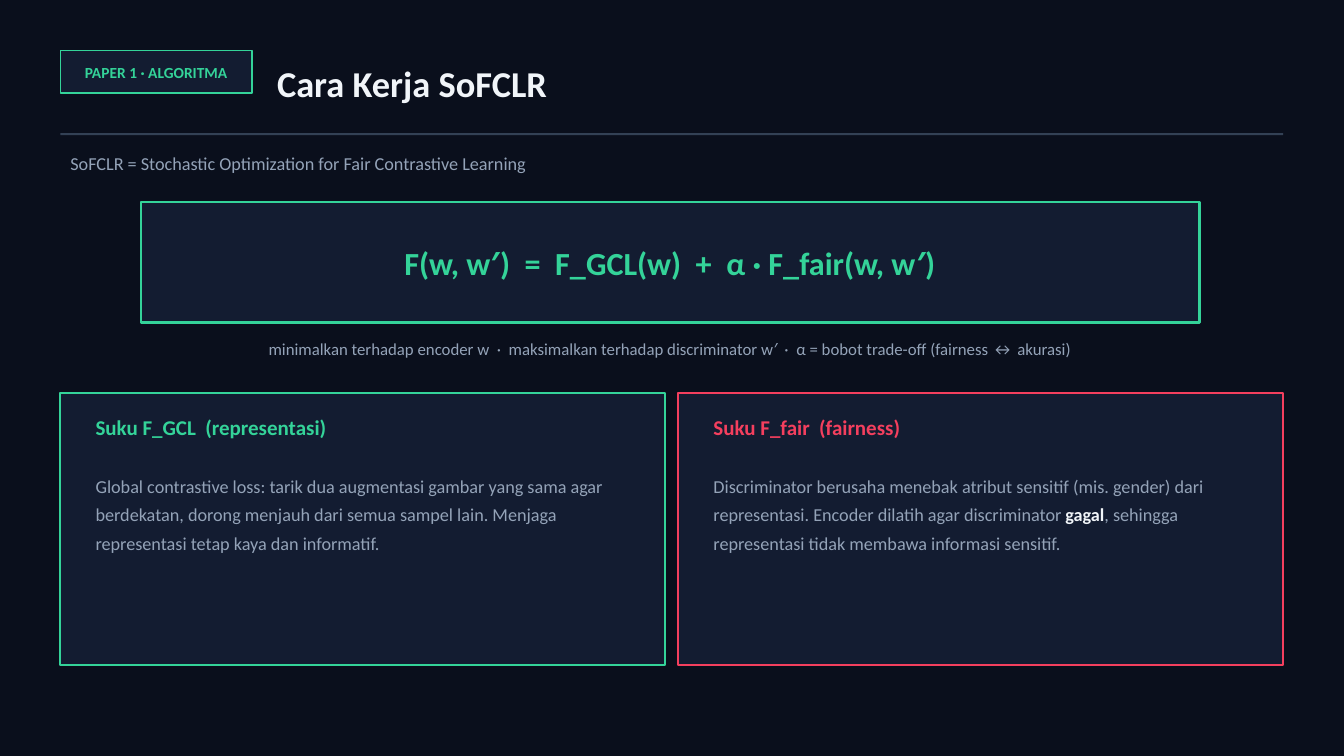
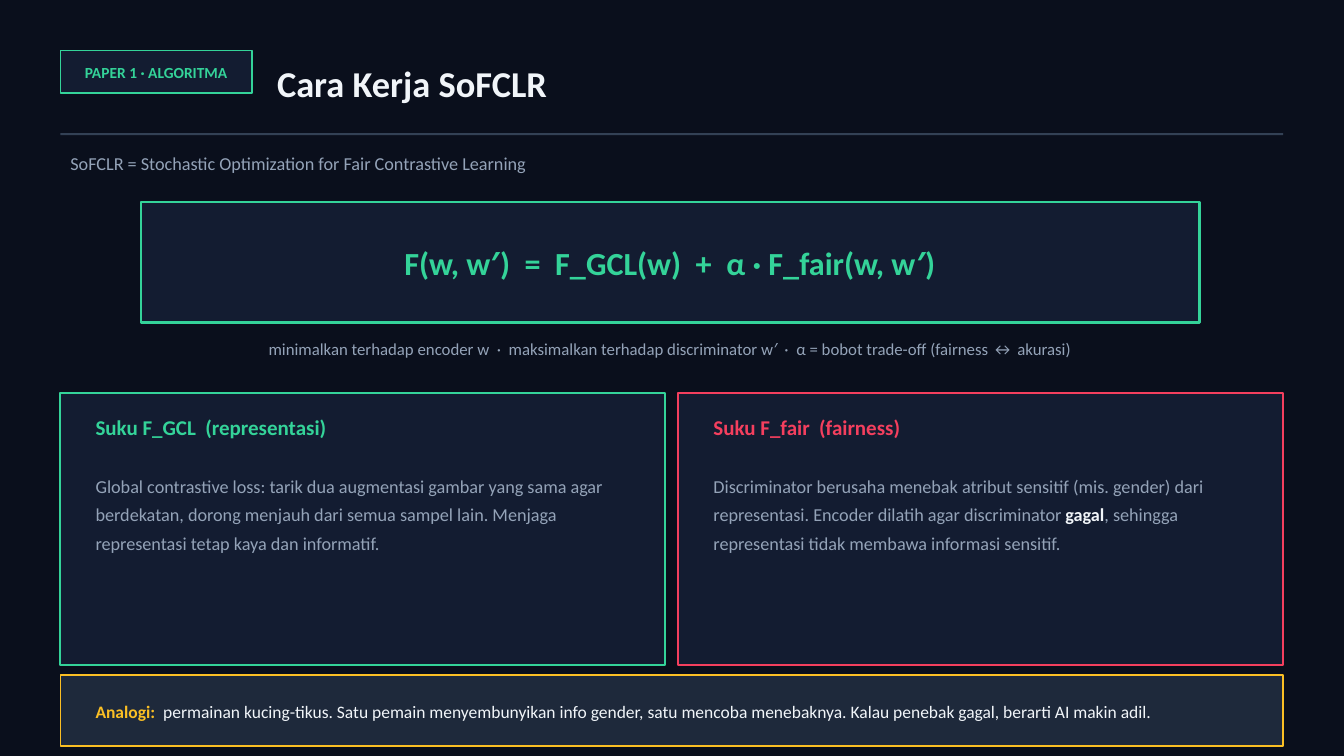
Before and after one commit to awangga/awangga.github.io, a slide deck: slide 6 of safe/metrics/SAFE-AI-Metrics.pptx. Drawn at 1344x756 pixels with LibreOffice and Linux fonts; fonts in the diff are those of the drawing. Boxes give left, top, right and bottom in pixels: in the first picture for what was removed or moved away, otherwise in the second. Text is boxed around its words. In the diff, an @@ line names an element or a change of style, - is before the commit and + after.

```diff
--- a/safe/metrics/SAFE-AI-Metrics.pptx
+++ b/safe/metrics/SAFE-AI-Metrics.pptx
@@ rectangle added at (60, 676, 1284, 746), fill #1E293B, outline #FBBF24 1.25 pt @@
@@ text added at (96, 705, 1151, 721), 12.5 pt, text #F1F5F9 @@
+Analogi: permainan kucing-tikus. Satu pemain menyembunyikan info gender, satu mencoba menebaknya. Kalau penebak gagal, berarti AI makin adil.
```
Also in this commit, not shown: 2 other slides changed, 1 other file.
